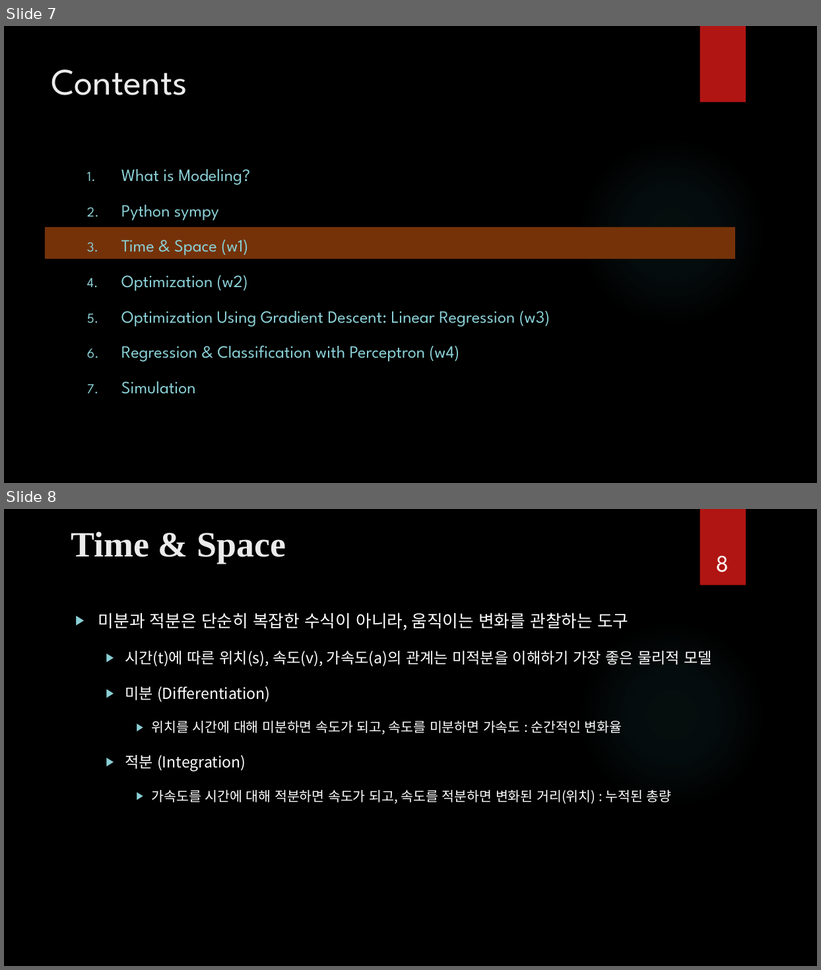
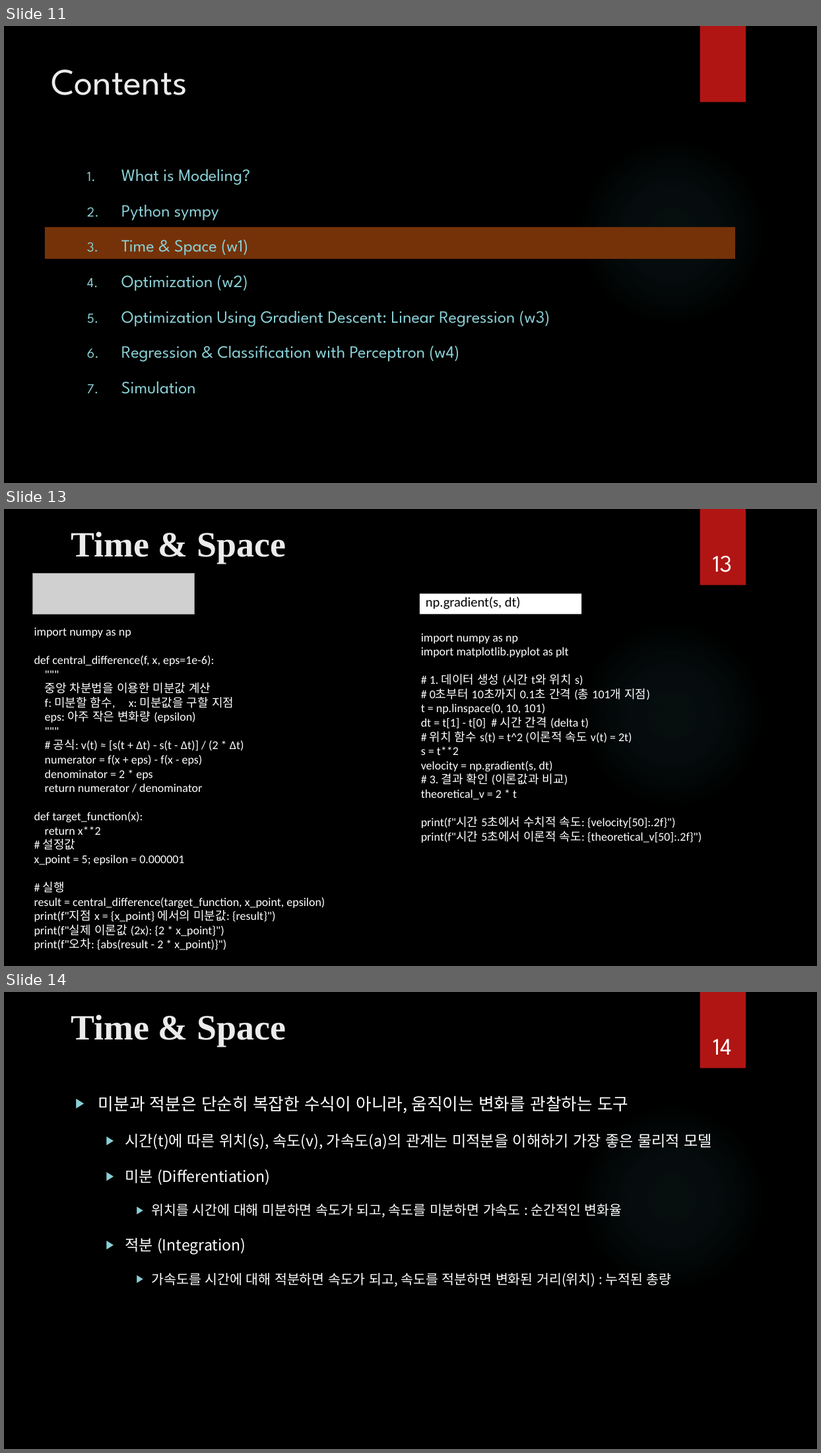
Before and after one commit to ancestor9/mathematics-for-machine-learning, a slide deck: Calculus/Calculus.pptx. Shown one above the other, each under a label of ours: slides 7 and 8 before the commit, slides 11, 13 and 14 after it; the slides between them are not shown. The pictures are 821x970 and 821x1453 pixels, drawn with LibreOffice and Linux fonts; fonts in the diff are those of the drawing; grey boxes stand for pictures; background and template pictures are left out. Boxes give left, top, right and bottom in pixels: in the first picture for what was removed or moved away, otherwise in the second. Text is boxed around its words. In the diff, an @@ line names an element or a change of style, - is before the commit and + after.

```diff
--- a/Calculus/Calculus.pptx
+++ b/Calculus/Calculus.pptx
@@ slide 13 added at (4,509,817,966), background picture (left out); not listed: 2 template elements that a slide beside it also shows @@
@@ title added at (71,531,286,564), 42 pt, text #EBEBEB, bold @@
+Time & Space
@@ page number added at (713,556,732,572), 28 pt, text #FFFFFF @@
+13
@@ picture added at (32,574,195,615) @@
@@ rectangle added at (420,593,582,615), fill #FFFFFF, 16 pt, text #000000 @@
+np.gradient(s, dt)
@@ text added at (34,627,325,951), 14 pt, text #FFFFFF @@
+import numpy as np
+def central_difference(f, x, eps=1e-6):
+"""
+중앙 차분법을 이용한 미분값 계산
+f: 미분할 함수, x: 미분값을 구할 지점
+eps: 아주 작은 변화량 (epsilon)
+"""
+# 공식: v(t) ≈ [s(t + Δt) - s(t - Δt)] / (2 * Δt)
+numerator = f(x + eps) - f(x - eps)
+denominator = 2 * eps
+return numerator / denominator
+def target_function(x):
+return x**2
+# 설정값
+x_point = 5; epsilon = 0.000001
+# 실행
+result = central_difference(target_function, x_point, epsilon)
+print(f"지점 x = {x_point} 에서의 미분값: {result}")
+print(f"실제 이론값 (2x): {2 * x_point}")
+print(f"오차: {abs(result - 2 * x_point)}")
@@ text added at (421,633,702,843), 14 pt, text #FFFFFF @@
+import numpy as np
+import matplotlib.pyplot as plt
+# 1. 데이터 생성 (시간 t와 위치 s)
+# 0초부터 10초까지 0.1초 간격 (총 101개 지점)
+t = np.linspace(0, 10, 101)
+dt = t[1] - t[0] # 시간 간격 (delta t)
+# 위치 함수 s(t) = t^2 (이론적 속도 v(t) = 2t)
+s = t**2
+velocity = np.gradient(s, dt)
+# 3. 결과 확인 (이론값과 비교)
+theoretical_v = 2 * t
+print(f"시간 5초에서 수치적 속도: {velocity[50]:.2f}")
+print(f"시간 5초에서 이론적 속도: {theoretical_v[50]:.2f}")
@@ what was slide 7 is now slide 11 @@
@@ what was slide 8 is now slide 14 @@
@@ page number at (713,1039,731,1055): text changed @@
-8
+14
```
Also in this commit, not shown: 5 other slides added.
